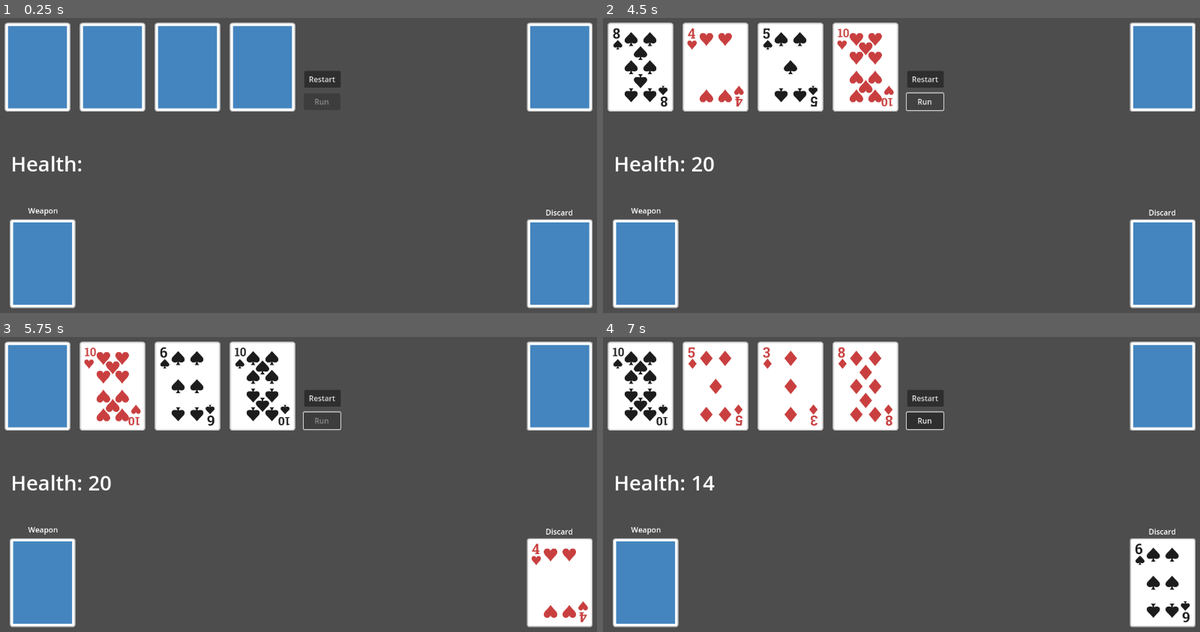
Above: before the commit, frames 1-4 (two rows, left to right).
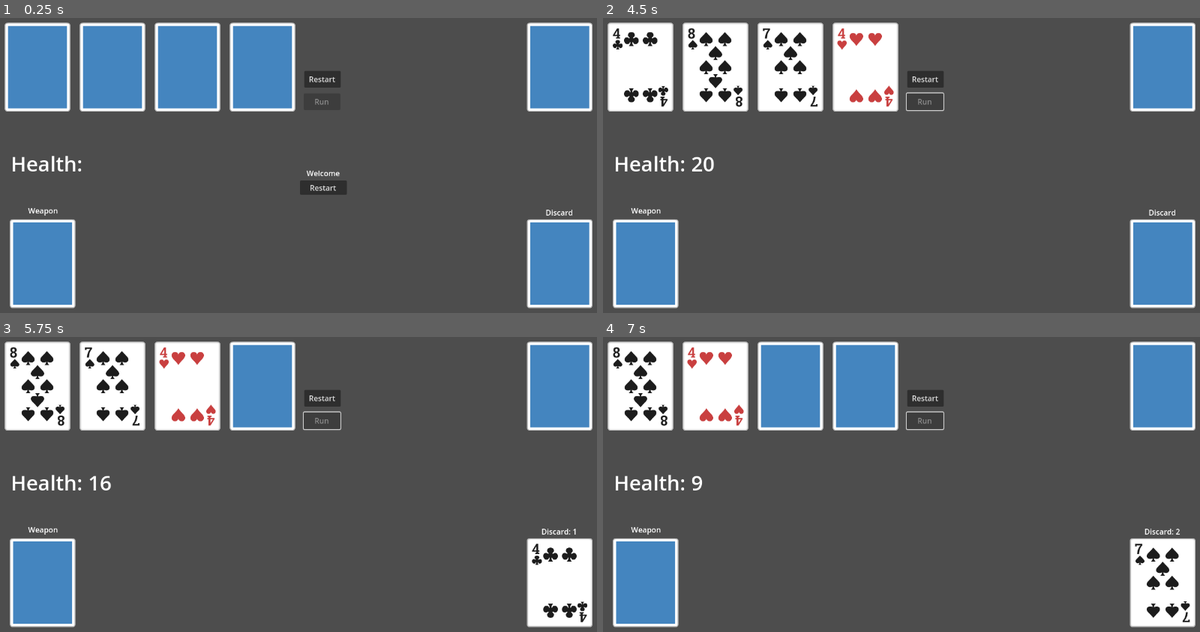
Above: after the commit, the same moments.

Repository: ftsenguen/scoundrel
Game: Godot game, scene res://game_board.tscn
The game is run twice, just before and just after one commit, with the same random seed, the same clock (stepped at 60 frames per second) and the same inputs.
Inputs (mouse positions are in pixels of both pictures, inside the frame that each line leads up to):
- Up to frame 1 (0.25 s): no input
- Up to frame 2 (4.5 s): click "Restart" at 0.5 s; click "Run" at 1.25 s; click "Restart" at 2 s; click "Restart" at 2.75 s; click "Run" at 3.5 s; click (925, 100) at 4.25 s, where only the run before the commit has a clickable "Run"
- Up to frame 3 (5.75 s): tap Enter at 5 s; move the mouse to (35, 387) at 5.02 s; click (35, 387) at 5.17 s
- Up to frame 4 (7 s): tap Space at 5.75 s; move the mouse to (716, 387) at 5.77 s; click (716, 387) at 5.92 s; tap Enter at 6.5 s; move the mouse to (788, 387) at 6.52 s; click (788, 387) at 6.67 s

The runs differ from the first frame. In frame 1, 0.4% of the frame differs, in the area x 50-59%, y 51-60%; in frame 2, 2.1%; in frame 3, 8.0%, in the area x 1-100%, y 1-97%; in frame 4, 6.9%.

Commit message:
changed how I handle drawing cards

Diff:
--- a/Main.gd
+++ b/Main.gd
@@ -2,6 +2,7 @@
 
 # global variables
 var card:PackedScene = preload("res://cards/Card.tscn")
+@onready var splash:VBoxContainer = self.get_node("Splash")
 var CARDS_JSON : Dictionary = JSON.parse_string(FileAccess.open("cards.json", FileAccess.READ).get_as_text())
 var DAMAGE_DECODER : Dictionary = CARDS_JSON.values
 
@@ -9,57 +10,77 @@
 signal reset_player
 signal change_player_life(amount: int, type: String)
 
-var board_state : Dictionary = {
+var game_state : Dictionary = {
 	"deck": [],
 	"dungeon" : [],
 	"weapon" : [],
-	"discard": []
-}
-
-var game_state : Dictionary = {
+	"discard": [],
 	"state": "idle",
 	"potion_used": false,
+	"live_cards": []
 }
 
-func on_death() -> void:
-	game_state.state = "game_over"
+func reset_game_state() -> void:
+	self.game_state.deck = []
+	self.game_state.dungeon = []
+	self.game_state.weapon = []
+	self.game_state.discard = []
+	self.game_state.state = "idle"
+	self.game_state.potion_used = false
+
+func reset_game() -> void:
+	reset_player.emit()
+	self.get_node("RunButton").disabled = false
+	reset_game_state()
+	initialize_board_state()
+	populate_dungeon()
+	draw_board()
+
+func free_all_cards() -> void:
+	for c : Card in game_state.live_cards:
+		c.queue_free()
+	game_state.live_cards = []
+
+func initialize_board_state() -> void:
+	splash.visible = false
+	var all_cards : Array = CARDS_JSON.cards
+	all_cards.shuffle()
+	for c in all_cards:
+		var card_info : Array = c.split(",")
+		game_state.deck.append({"card_name": c, "suite": card_info[0], "value": card_info[1]})
+
+func populate_dungeon() -> void:
+	while game_state.dungeon.size() < 4:
+		var moving_card : Dictionary = game_state.deck.pop_front()
+		game_state.dungeon.append(moving_card)
+	game_state.potion_used = false
 
 func _on_restart_button_pressed() -> void:
 	reset_game()
 
-func instantiate_new_card(suite:String, number: String) -> Card:
+func instantiate_new_card(suite:String, number: String, card_name: String) -> Card:
 	var new_card_instance = card.instantiate()
 	new_card_instance.suite = suite
 	new_card_instance.value = number
+	new_card_instance.card_name = card_name
 
 	new_card_instance.got_clicked.connect(handle_card_click)
+	game_state.live_cards.append(new_card_instance)
 	return new_card_instance
 
 func handle_weapon(clicked_card) -> void:
-	if board_state.weapon.size() == 0:
-		board_state.weapon.append(clicked_card)
-
-	else:
-		for entry in board_state.weapon:
-			move_to_discard(entry)
-	board_state.weapon = [clicked_card]
-	sort_weapon()
-
-func move_to_discard(clicked_card) -> void:
-	board_state.discard.append(clicked_card)
-	clicked_card.position = self.get_node("Discard").get_global_position()
-	clicked_card.get_node("CardArea2D").input_pickable = false
-	sort_discard()
-
-func sort_discard() -> void:
-	for index in range(1,board_state.discard.size()):
-		board_state.discard[index].z_index = index
-
-func handle_potion(clicked_card) -> void:
+	if game_state.weapon.size() > 0:
+		for entry in game_state.weapon:
+			game_state.discard.append(entry)
+	game_state.weapon = [clicked_card.to_object()]
+	game_state.dungeon.erase(clicked_card.to_object())
+
+func handle_potion(clicked_card : Card) -> void:
 	if !game_state.potion_used:
 		change_player_life.emit(DAMAGE_DECODER[clicked_card.value], "gain")
 		game_state.potion_used = true
-	move_to_discard(clicked_card)
+	game_state.discard.append(clicked_card.to_object())
+	game_state.dungeon.erase(clicked_card.to_object())
 
 func handle_enemy(clicked_card) -> void:
 
@@ -67,72 +88,82 @@
 	var weapon_strength : int
 	var differential : int
 
-	if board_state.weapon.size() == 0:
+	if game_state.weapon.size() == 0:
 		change_player_life.emit(damage, "lose")
-		move_to_discard(clicked_card)
+		game_state.discard.append(clicked_card.to_object())
+		game_state.dungeon.erase(clicked_card.to_object())
 		return
 
-	if board_state.weapon.size() == 1:
-		weapon_strength = DAMAGE_DECODER[board_state.weapon[0].value]
+	if game_state.weapon.size() == 1:
+		weapon_strength = DAMAGE_DECODER[game_state.weapon[0].value]
 		differential = damage - weapon_strength
 		if differential < 0: differential = 0
 
-	if board_state.weapon.size() > 1:
-		weapon_strength = DAMAGE_DECODER[board_state.weapon[0].value]
-		var latest_enemy_strength = DAMAGE_DECODER[board_state.weapon[-1].value]
+	if game_state.weapon.size() > 1:
+		weapon_strength = DAMAGE_DECODER[game_state.weapon[0].value]
+		var latest_enemy_strength = DAMAGE_DECODER[game_state.weapon[-1].value]
 		if latest_enemy_strength <= damage:
 			change_player_life.emit(damage, "lose")
-			move_to_discard(clicked_card)
+			game_state.discard.append(clicked_card.to_object())
+			game_state.dungeon.erase(clicked_card.to_object())
 			return
 		differential = damage - weapon_strength
 		if differential < 0: differential = 0
-
 	change_player_life.emit(differential, "lose")
-	board_state.weapon.append(clicked_card)
-	sort_weapon()
-
-func sort_weapon() -> void:
-	var counter : int = 0
-	while counter < board_state.weapon.size():
-		var current_card : Card = board_state.weapon[counter]
-		current_card.position = self.get_node("PlayerInfo/Weapon").get_global_position()
-		current_card.position.x += counter*30
-		current_card.z_index = counter + 1
-		counter += 1
+	game_state.dungeon.erase(clicked_card.to_object())
+	game_state.weapon.append(clicked_card.to_object())
 
 func handle_card_click(clicked_card) -> void:
 	self.get_node("RunButton").disabled = true
-	board_state.dungeon.erase(clicked_card)
+	game_state.dungeon.erase(clicked_card)
 	if clicked_card.suite == "Diamonds":
 		handle_weapon(clicked_card)
 	if clicked_card.suite == "Hearts":
 		handle_potion(clicked_card)
 	if clicked_card.suite == "Clubs" or clicked_card.suite == "Spades":
 		handle_enemy(clicked_card)
-	if board_state.dungeon.size() == 1:
+	if game_state.dungeon.size() == 1:
 		populate_dungeon()
-
-func initialize_board_state() -> void:
-	var all_cards : Array = CARDS_JSON.cards
-	all_cards.shuffle()
-	for c in all_cards:
-		var card_info : Array = c.split(",")
-		var new_card : Card = instantiate_new_card(card_info[0], card_info[1])
+		self.get_node("RunButton").disabled = false
+	draw_board()
+
+func draw_board() -> void:
+	free_all_cards()
+
+	# draw the dungeon cards
+	for index in range(0, game_state.dungeon.size()):
+		var new_card : Card = instantiate_new_card(
+			game_state.dungeon[index].suite, game_state.dungeon[index].value,
+			game_state.dungeon[index].card_name)
 		self.add_child(new_card)
-		new_card.position = self.get_node("Deck").get_global_position()
-		board_state.deck.append(new_card)
-
-func free_all_cards() -> void:
-	for c in board_state.dungeon:
-		c.free()
-	for c in board_state.weapon:
-		c.free()
-	for c in board_state.discard:
-		c.free()
-	board_state.deck = []
-	board_state.dungeon = []
-	board_state.weapon = []
-	board_state.discard = []
+		new_card.position = self.get_node(
+			"Dungeon/DungeonCard{index}".format({"index": index})).get_global_position()
+		flip_card(new_card)
+
+	# draw weapon cards
+	var counter : int = 0
+	while counter < game_state.weapon.size():
+		var new_card : Card = instantiate_new_card(game_state.weapon[counter].suite,
+			game_state.weapon[counter].value, game_state.weapon[counter].card_name)
+		new_card.position = self.get_node("PlayerInfo/Weapon").get_global_position()
+		new_card.position.x += counter*30
+		new_card.z_index = counter + 1
+		new_card.get_node("CardArea2D").input_pickable = false
+		self.add_child(new_card)
+		flip_card(new_card)
+		counter += 1
+
+	# draw discard
+	if game_state.discard.size() > 0:
+		var last_card_index = game_state.discard.size()-1
+		var top_discard = instantiate_new_card(game_state.discard[last_card_index].suite,
+			game_state.discard[last_card_index].value,
+			game_state.discard[last_card_index].card_name
+		)
+		top_discard.position = self.get_node("Discard").position
+		self.add_child(top_discard)
+		flip_card(top_discard)
+		self.get_node("Discard/Label").text = "Discard: {number}".format({"number": game_state.discard.size()})
 
 func flip_card(active_card):
 	var sprite : Sprite2D = active_card.get_node("Sprite2D")
@@ -146,33 +177,26 @@
 	if sprite:
 		sprite.texture = load("res://assets/cardBack_blue1.png")
 
-func populate_dungeon() -> void:
-	while board_state.dungeon.size() < 4:
-		var moving_card : Card = board_state.deck.pop_front()
-		board_state.dungeon.append(moving_card)
-		flip_card(moving_card)
-	for index in range(0,board_state.dungeon.size()):
-		board_state.dungeon[index].position = self.get_node(
-			"Dungeon/DungeonCard{index}".format({"index": index})).get_global_position()
-	self.get_node("RunButton").disabled = false
-	game_state.potion_used = false
-
-func reset_game() -> void:
-	free_all_cards()
-	initialize_board_state()
-	reset_player.emit()
-	populate_dungeon()
-	self.get_node("RunButton").disabled = false
-
 func _on_run_button_pressed() -> void:
 	self.get_node("RunButton").disabled = true
-	for c : Card in board_state.dungeon:
-		board_state.deck.append(c)
-		board_state.dungeon.erase(c)
-		unflip_card(c)
-		c.position = self.get_node("Deck").position
-		c.get_node("CardArea2D").input_pickable = false
+	for c : Dictionary in game_state.dungeon:
+		game_state.deck.append(c)
+		game_state.dungeon.erase(c)
 	populate_dungeon()
+	draw_board()
 
 func _on_player_info_player_dead() -> void:
-	on_death()
+	end_game("death")
+
+func end_game(outcome : String):
+	if outcome == "death":
+		print("Got here")
+		splash.get_node("Label").text = "You're Dead"
+		splash.visible = true
+
+	if outcome == "victory":
+		splash.get_node("Label").text = "You've Won"
+		splash.visible = true
+
+func _on_button_pressed() -> void:
+	initialize_board_state()
--- a/card.gd
+++ b/card.gd
@@ -2,7 +2,7 @@
 
 @export var suite: String
 @export var value: String
-@export var location: String
+@export var card_name: String
 signal got_clicked(clicked_card : Node2D)
 
 func _ready() -> void:
@@ -12,3 +12,6 @@
 
 func on_click_handler() -> void:
 	got_clicked.emit(self)
+
+func to_object() -> Dictionary:
+	return {"card_name": card_name, "suite": suite, "value": value}
--- a/game_board.tscn
+++ b/game_board.tscn
@@ -9,6 +9,26 @@
 
 [node name="Main" type="Node2D"]
 script = ExtResource("1_udp8s")
+
+[node name="Splash" type="VBoxContainer" parent="."]
+self_modulate = Color(1, 0.521569, 1, 1)
+top_level = true
+z_index = 180
+offset_left = 640.0
+offset_top = 320.0
+offset_right = 740.0
+offset_bottom = 378.0
+alignment = 1
+
+[node name="Label" type="Label" parent="Splash"]
+layout_mode = 2
+text = "Welcome
+"
+horizontal_alignment = 1
+
+[node name="Button" type="Button" parent="Splash"]
+layout_mode = 2
+text = "Restart"
 
 [node name="Dungeon" type="Node2D" parent="."]
 position = Vector2(320, 105)
@@ -86,6 +106,7 @@
 
 [connection signal="change_player_life" from="." to="PlayerInfo" method="_on_main_change_player_life"]
 [connection signal="reset_player" from="." to="PlayerInfo" method="_on_main_reset_player"]
+[connection signal="pressed" from="Splash/Button" to="." method="_on_button_pressed"]
 [connection signal="pressed" from="RunButton" to="." method="_on_run_button_pressed"]
 [connection signal="pressed" from="RestartButton" to="." method="_on_restart_button_pressed"]
 [connection signal="player_dead" from="PlayerInfo" to="." method="_on_player_info_player_dead"]
